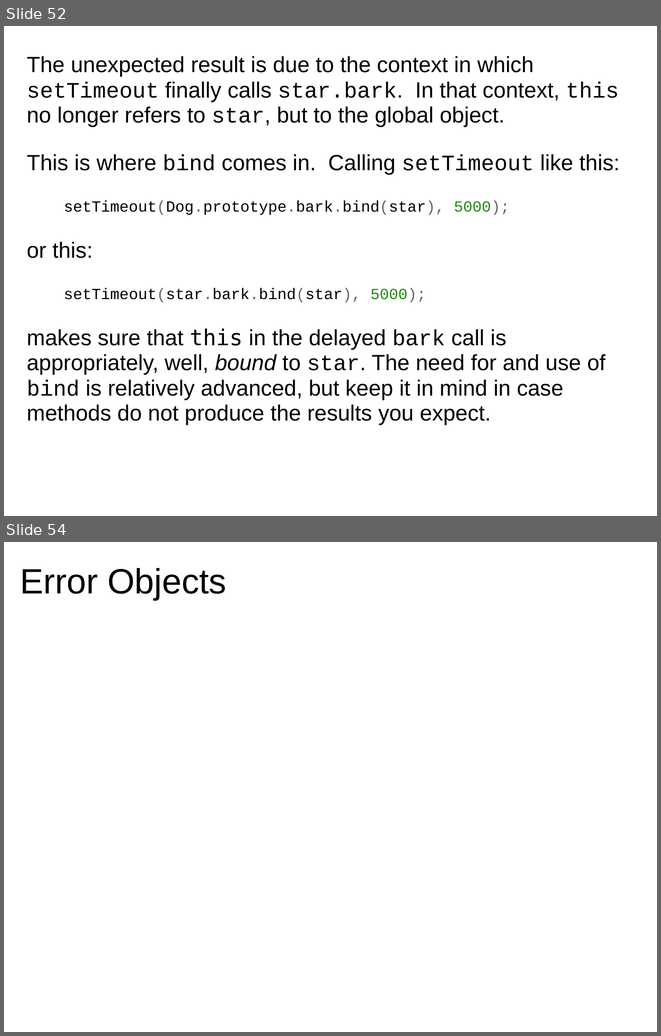
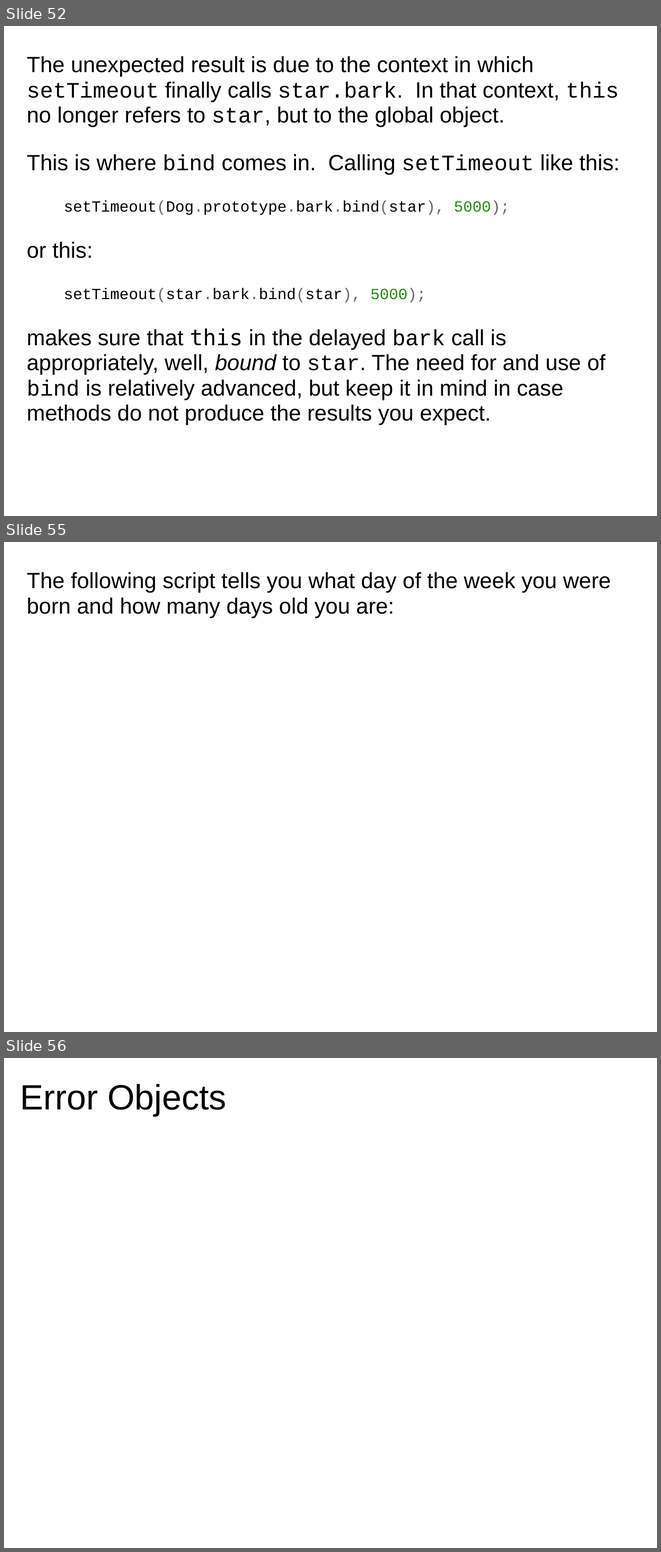
Before and after one commit to dondi/javascript-book, a slide deck: presentations/Chapter_7_Presentation.ppt. Shown one above the other, each under a label of ours: slides 52 and 54 before the commit, slides 52, 55 and 56 after it; the slides between them are not shown. The pictures are 661x1036 and 661x1552 pixels, drawn with LibreOffice and Linux fonts; fonts in the diff are those of the drawing; background and template pictures are left out. Boxes give left, top, right and bottom in pixels: in the first picture for what was removed or moved away, otherwise in the second. Text is boxed around its words. In the diff, an @@ line names an element or a change of style, - is before the commit and + after.

```diff
--- a/presentations/Chapter_7_Presentation.ppt
+++ b/presentations/Chapter_7_Presentation.ppt
@@ slide 55 added at (4, 542, 657, 1032), background picture (left out) @@
@@ text added at (27, 572, 611, 618), 27 pt, text #000000 @@
+The following script tells you what day of the week you were born and how many days old you are:
@@ what was slide 54 is now slide 56 @@
```
Also in this commit, not shown: 2 other slides added, 1 slide removed.
